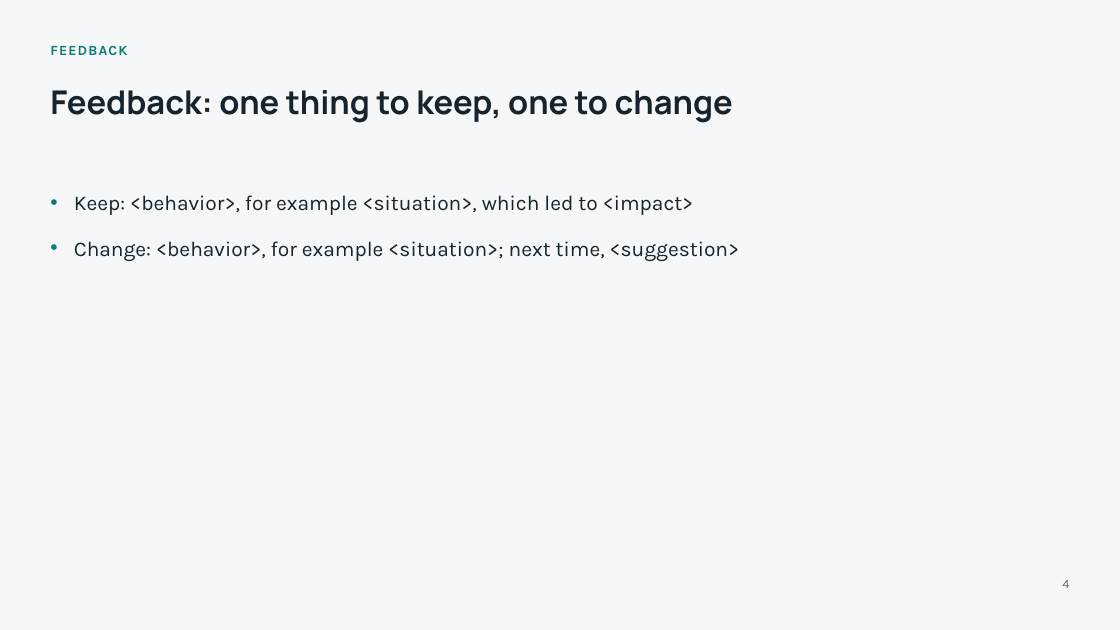
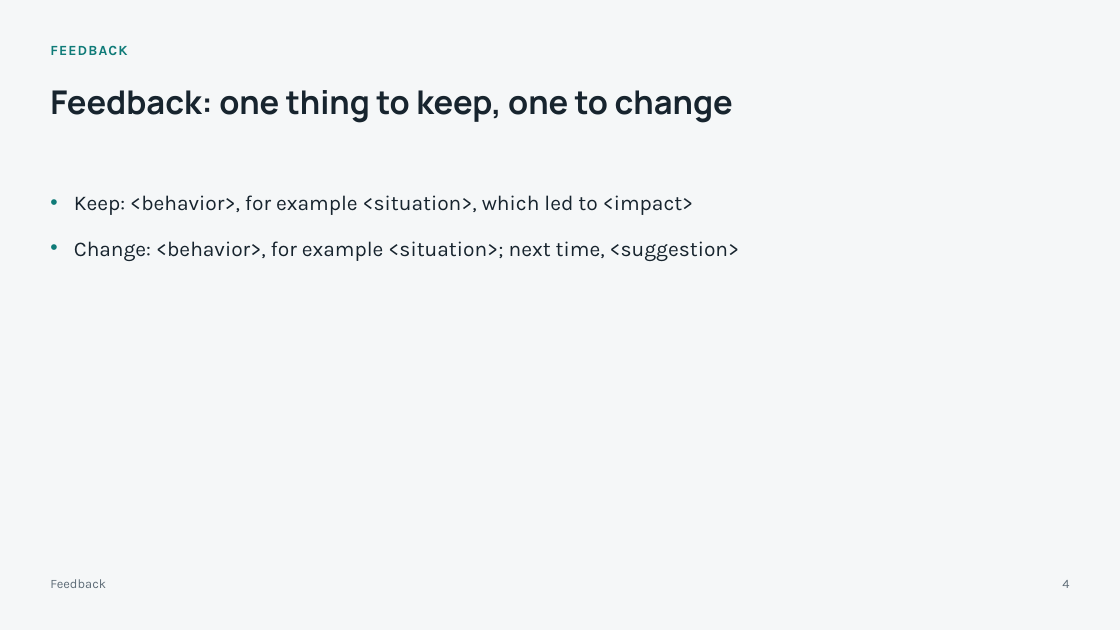
Before and after one commit to vinivaliati/vinivaliati-ai-template, a slide deck: slide 4 of skills/presentations/assets/one-on-one.pptx. Drawn at 1120x630 pixels with LibreOffice and Linux fonts; fonts in the diff are those of the drawing. Boxes give left, top, right and bottom in pixels: in the first picture for what was removed or moved away, otherwise in the second. Text is boxed around its words. In the diff, an @@ line names an element or a change of style, - is before the commit and + after.

```diff
--- a/skills/presentations/assets/one-on-one.pptx
+++ b/skills/presentations/assets/one-on-one.pptx
@@ text added at <box>50,579,106,588</box>, 11 pt, text #5E6C77 @@
+Feedback
```
Also in this commit, not shown: 4 other slides changed, 29 other files.
